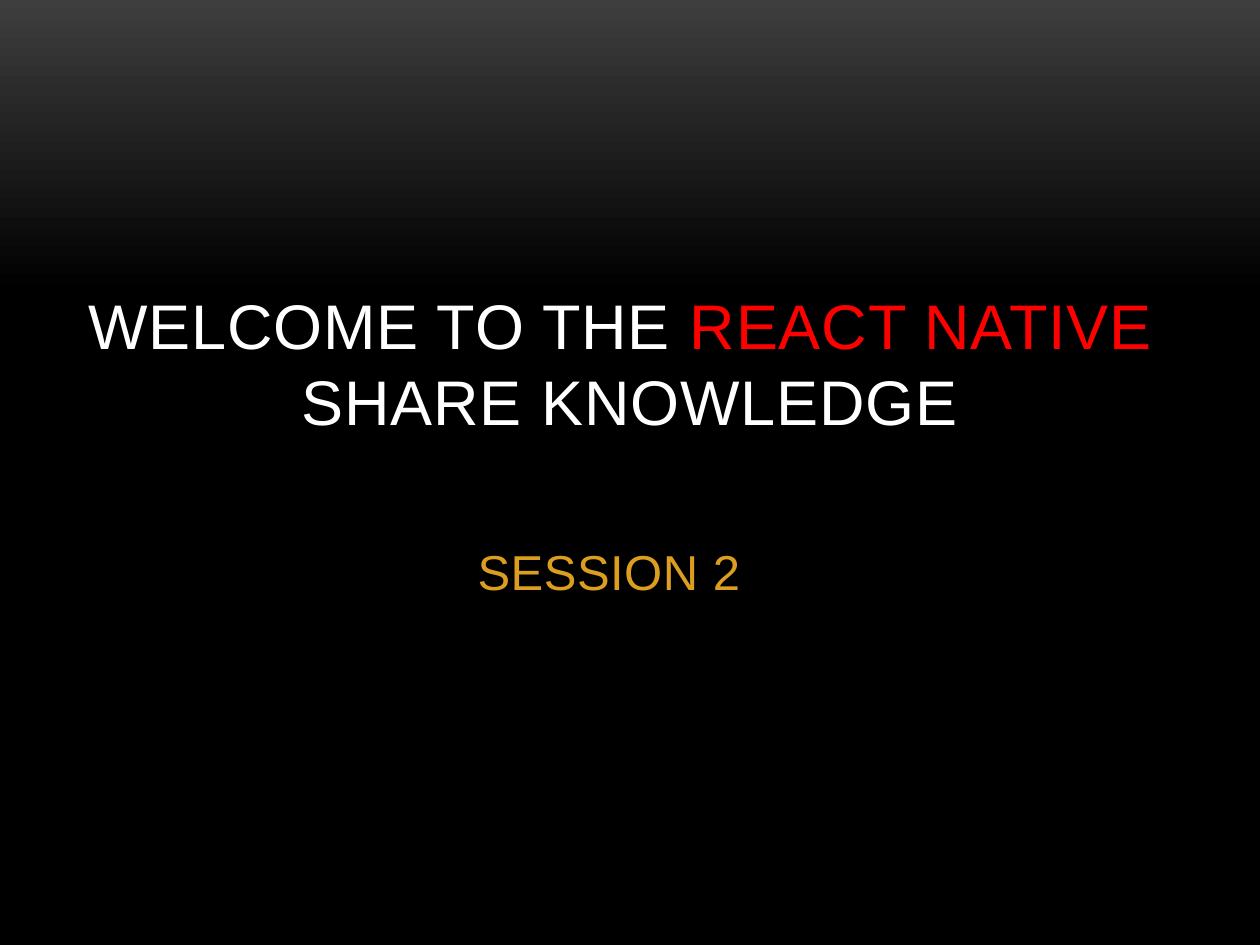
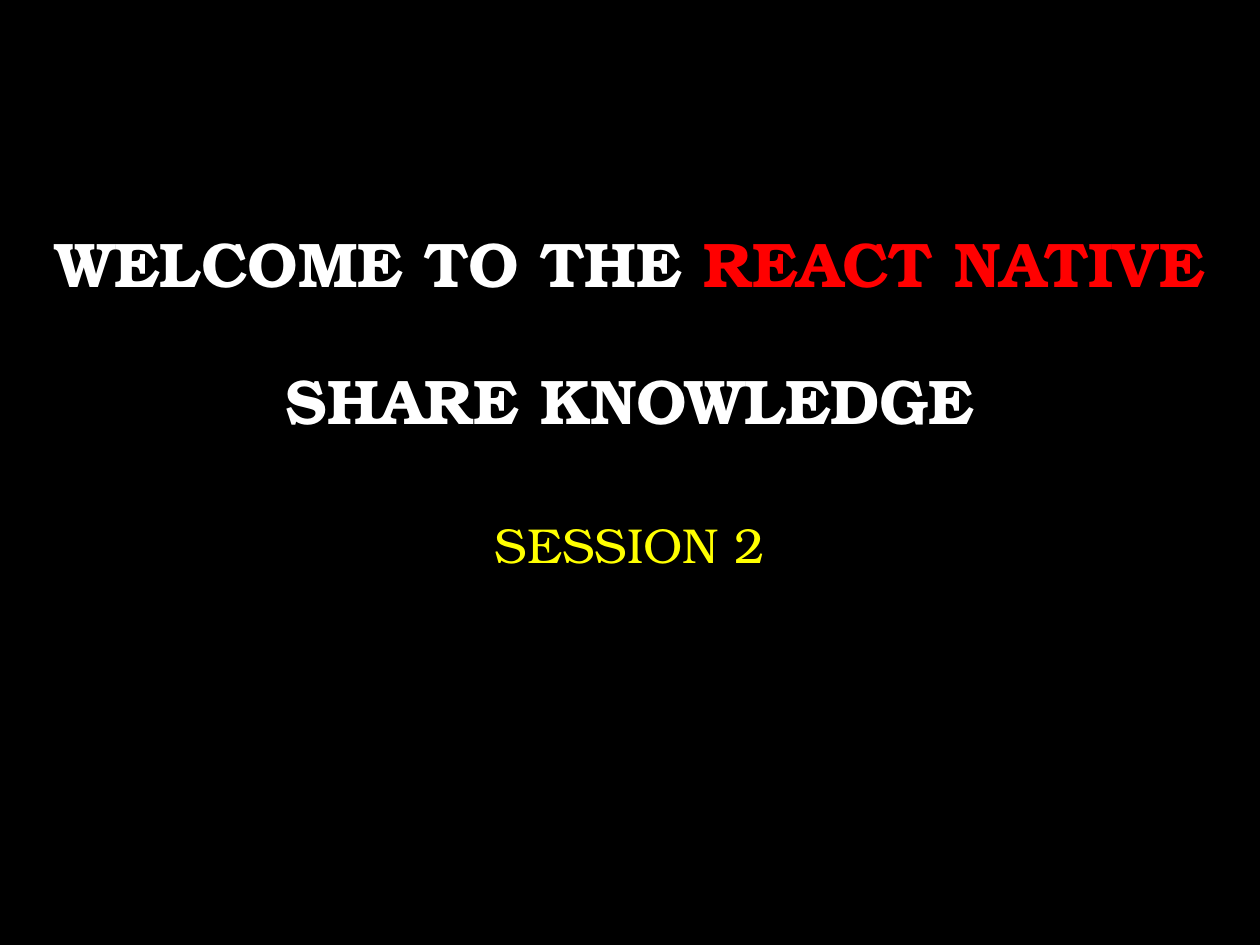
Before and after one commit to quydongnasts/Documents, a slide deck: slide 1 of PowerPoint/REACT-NATIVE.pptx. Drawn at 1260x945 pixels with LibreOffice and Linux fonts; fonts in the diff are those of the drawing; background and template pictures are left out. Boxes give left, top, right and bottom in pixels: in the first picture for what was removed or moved away, otherwise in the second. Text is boxed around its words. In the diff, an @@ line names an element or a change of style, - is before the commit and + after.

```diff
--- a/PowerPoint/REACT-NATIVE.pptx
+++ b/PowerPoint/REACT-NATIVE.pptx
@@ background gradient #3F3F3F to #000000 to picture (left out) @@
@@ title "WELCOME TO THE REACT NATIVE ..." at [55, 243, 1204, 425]: font Arial to TeX Gyre Bonum, letter spacing 0.5 to 0 pt, bold on; line spacing 1 to 0.9 @@
@@ subtitle "SESSION 2": place and size @@
-subtitle "SESSION 2" at [478, 555, 740, 591]
+subtitle "SESSION 2" at [495, 529, 765, 564]
@@ subtitle "SESSION 2" at [495, 529, 765, 564]: font Arial to TeX Gyre Bonum, text colour #DC9E1F to #FFFF00, letter spacing 0.3 to 0 pt; line spacing 1 to 1.2; less space between paragraphs @@
```
Also in this commit, not shown: 7 other slides changed, 2 slides added.
